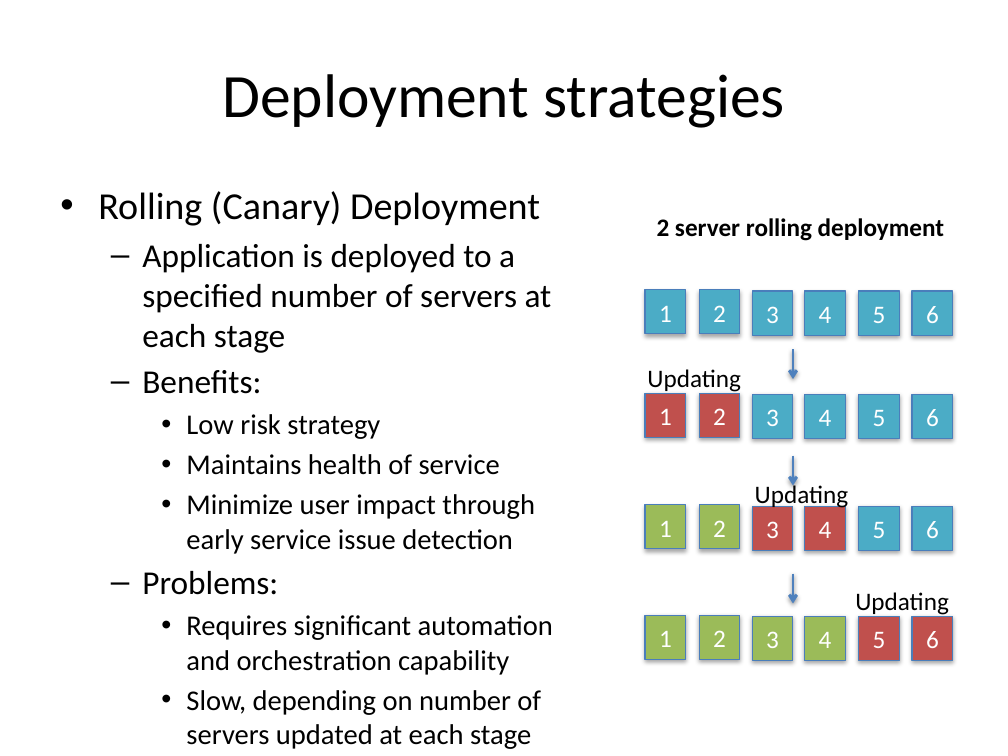
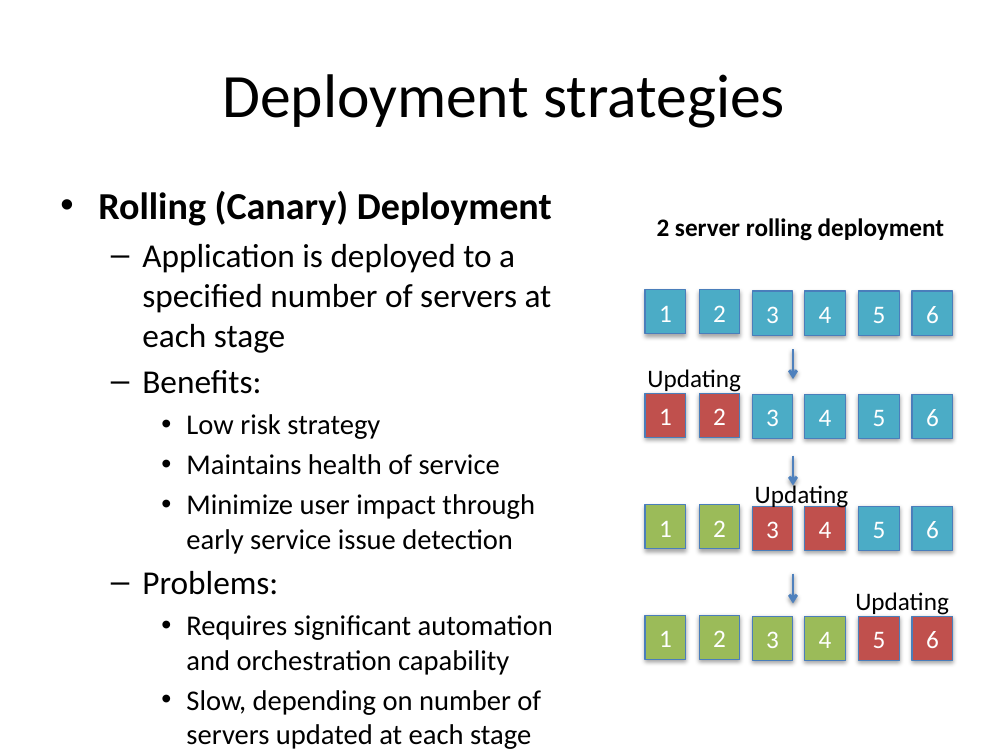
Before and after one commit to jasondbaker/infrastructure-class, a slide deck: slide 7 of lectures/infrastructure-week-10.pptx. Drawn at 1008x756 pixels with LibreOffice and Linux fonts; fonts in the diff are those of the drawing. Boxes give left, top, right and bottom in pixels: in the first picture for what was removed or moved away, otherwise in the second. Text is boxed around its words. In the diff, an @@ line names an element or a change of style, - is before the commit and + after.

```diff
--- a/lectures/infrastructure-week-10.pptx
+++ b/lectures/infrastructure-week-10.pptx
@@ text at bbox=[98, 191, 552, 226]: bold on in "Rolling (Canary) Deployment" @@
```
Also in this commit, not shown: 12 other slides changed, 1 other file.
